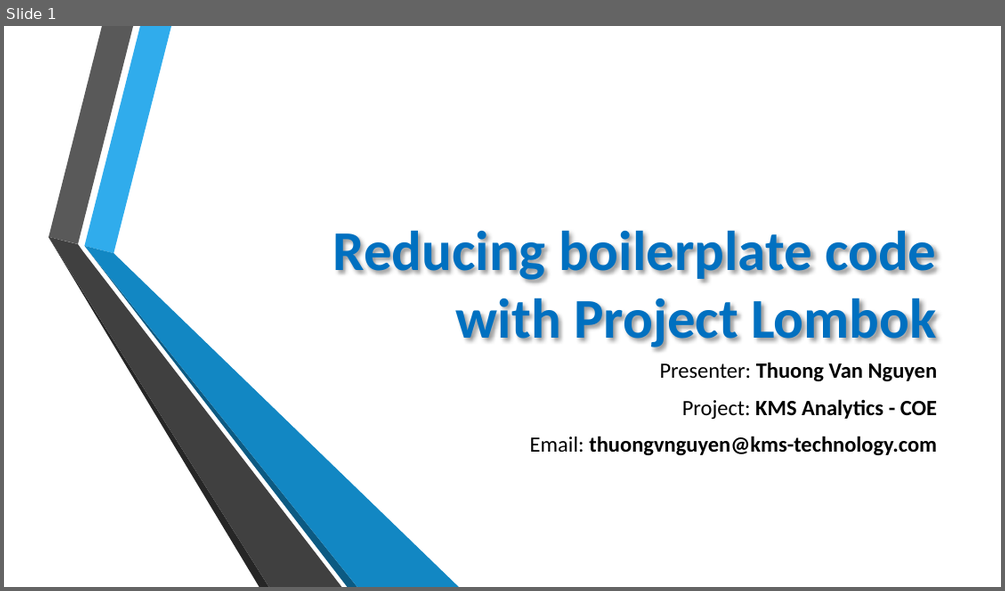
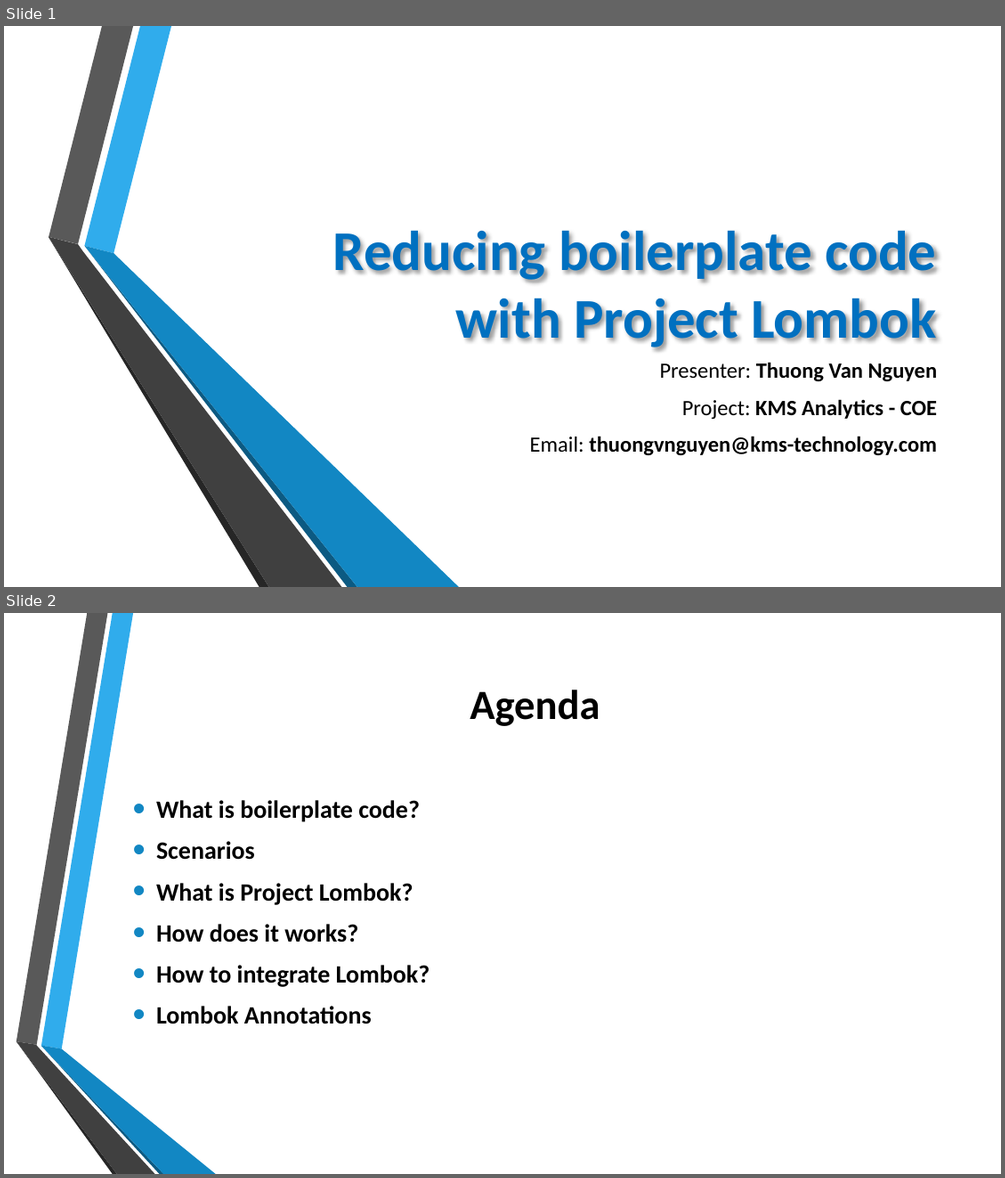
Before and after one commit to vanthuongkb/vanthuong, a slide deck: LombokPresentation.pptm. Shown one above the other, each under a label of ours: slide 1 before the commit, slides 1 and 2 after it. The pictures are 1005x591 and 1005x1178 pixels, drawn with LibreOffice and Linux fonts; fonts in the diff are those of the drawing; background and template pictures are left out. Boxes give left, top, right and bottom in pixels: in the first picture for what was removed or moved away, otherwise in the second. Text is boxed around its words. In the diff, an @@ line names an element or a change of style, - is before the commit and + after.

Commit message:
Update agenda slide

```diff
--- a/LombokPresentation.pptm
+++ b/LombokPresentation.pptm
@@ slide 2 added at box(4, 613, 1001, 1174), background picture (left out) @@
@@ title added at box(469, 690, 599, 726), 40 pt, text #000000, bold @@
+Agenda
@@ text added at box(156, 800, 430, 1024), 24 pt, text #000000, bold @@
+• What is boilerplate code?
+• Scenarios
+• What is Project Lombok?
+• How does it works?
+• How to integrate Lombok?
+• Lombok Annotations
@@ group added at box(16, 613, 216, 1174): 6 freeform shapes @@
```
Also in this commit, not shown: 1 slide removed.
